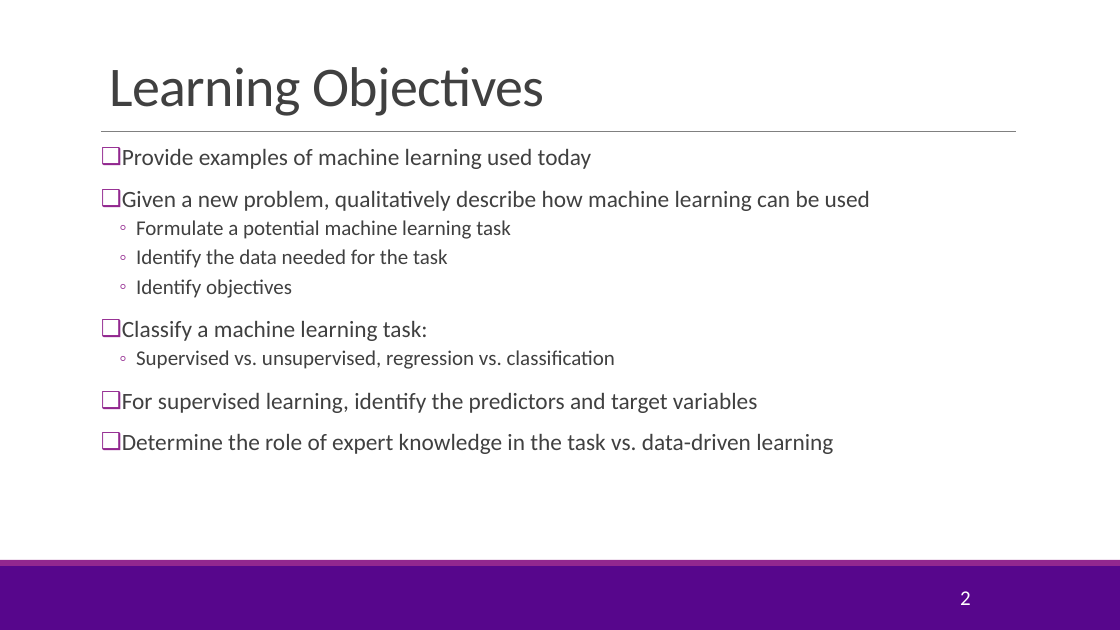
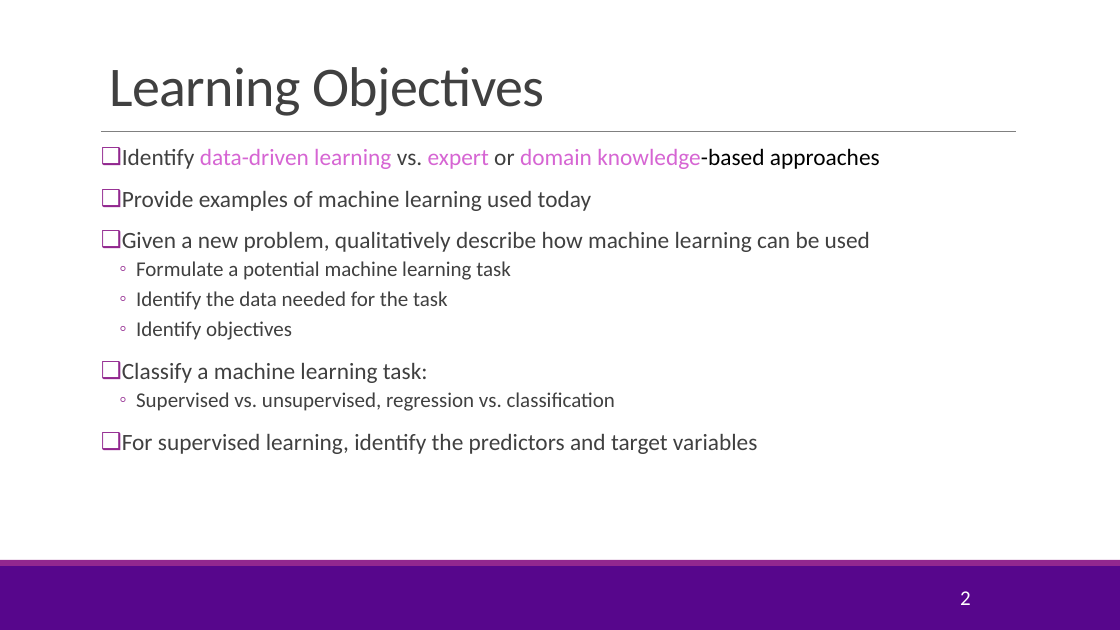
Before and after one commit to sdrangan/introml, a slide deck: slide 2 of lectures/Lect01_IntroML.pptx. Drawn at 1120x630 pixels with LibreOffice and Linux fonts; fonts in the diff are those of the drawing; background and template pictures are left out. Boxes give left, top, right and bottom in pixels: in the first picture for what was removed or moved away, otherwise in the second. Text is boxed around its words. In the diff, an @@ line names an element or a change of style, - is before the commit and + after.

```diff
--- a/lectures/Lect01_IntroML.pptx
+++ b/lectures/Lect01_IntroML.pptx
@@ text at [122, 148, 880, 169]: paragraph added @@
+❑ Identify data-driven learning vs. expert or domain knowledge-based approaches
@@ text at [122, 434, 833, 454]: paragraph removed @@
-❑ Determine the role of expert knowledge in the task vs. data-driven learning
```
Also in this commit, not shown: 2 other slides changed, 2 slides removed, 3 other files.
